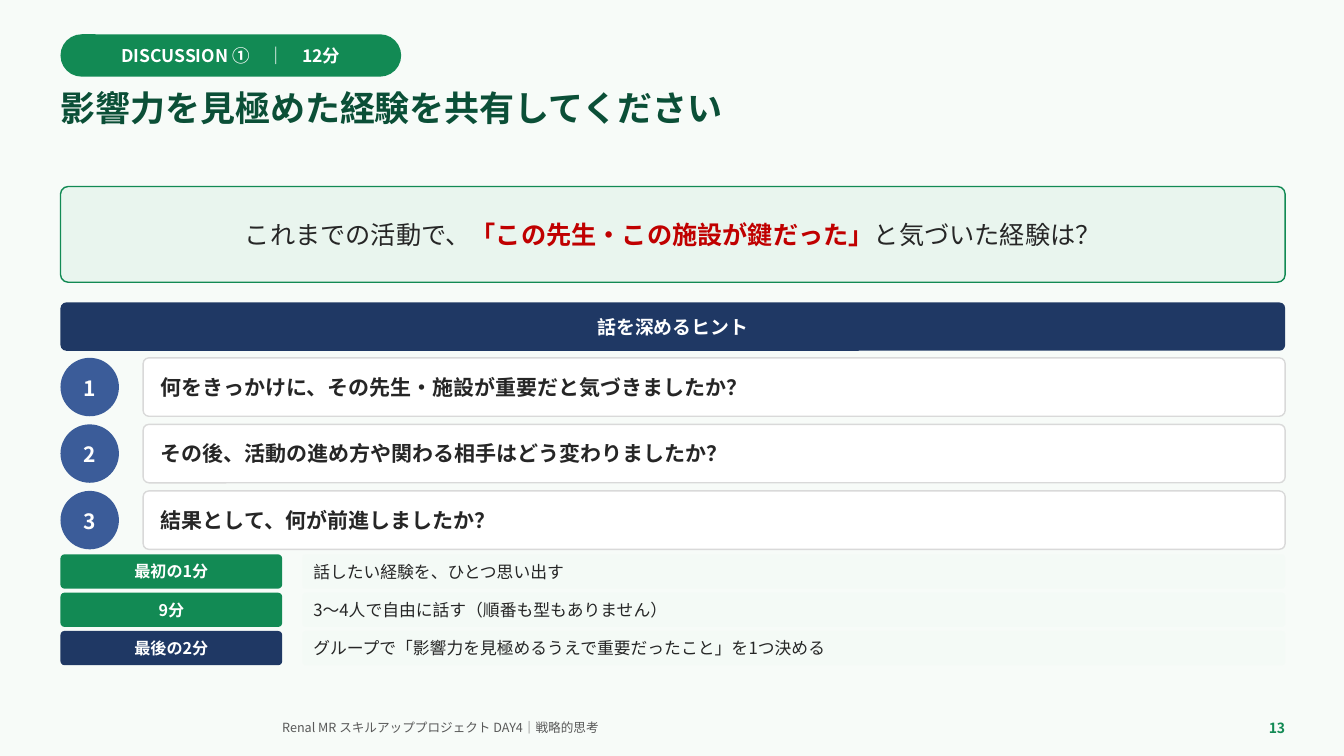
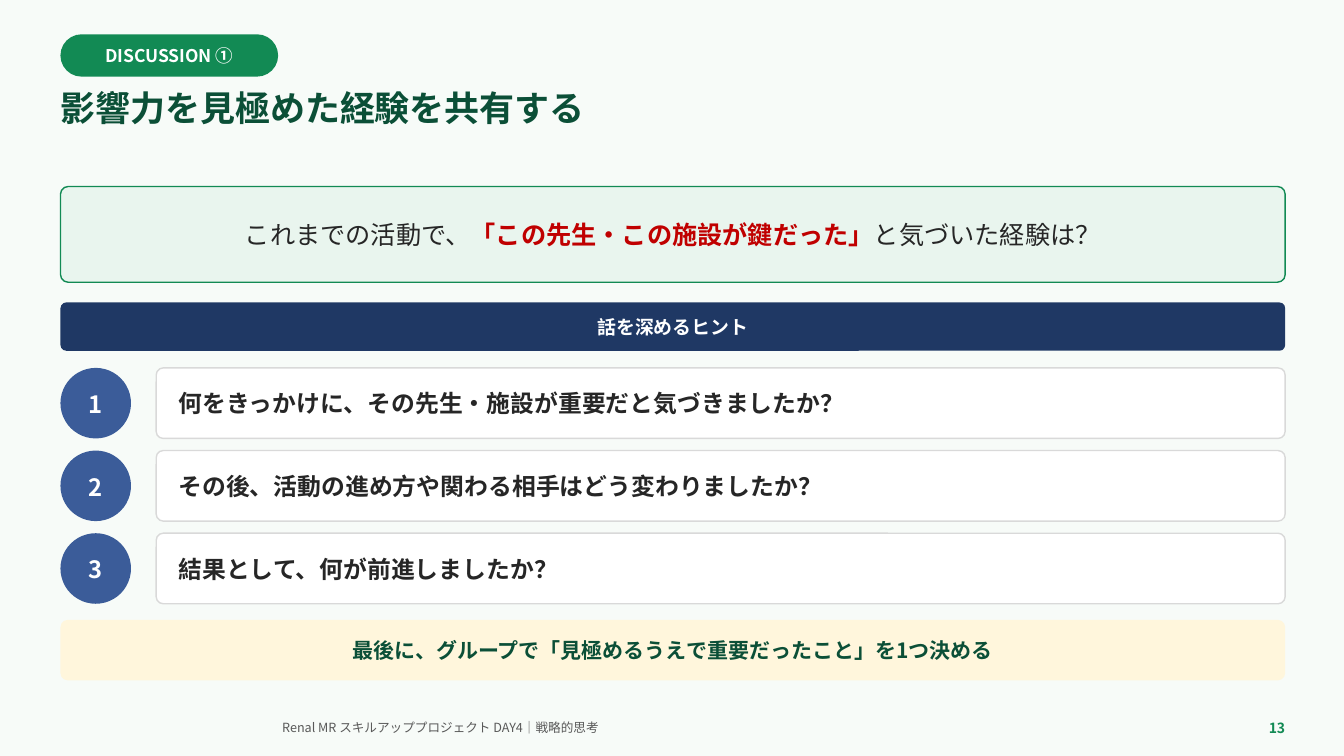
Before and after one commit to TAKUYA-1187/Claude, a slide deck: slide 13 of novartis_training/DAY4_ちょっと分かるだけで世界が変わる.pptx. Drawn at 1344x756 pixels with LibreOffice and Linux fonts; fonts in the diff are those of the drawing; background and template pictures are left out. Boxes give left, top, right and bottom in pixels: in the first picture for what was removed or moved away, otherwise in the second. Text is boxed around its words. In the diff, an @@ line names an element or a change of style, - is before the commit and + after.

```diff
--- a/novartis_training/DAY4_ちょっと分かるだけで世界が変わる.pptx
+++ b/novartis_training/DAY4_ちょっと分かるだけで世界が変わる.pptx
@@ rounded rectangle "DISCUSSION ①": place and size @@
-rounded rectangle "DISCUSSION ①" at bbox=[60, 34, 401, 77]
+rounded rectangle "DISCUSSION ①" at bbox=[60, 34, 278, 77]
@@ text in rounded rectangle at bbox=[105, 47, 234, 64]: text changed @@
-DISCUSSION ① ｜ 12分
+DISCUSSION ①
@@ text at bbox=[60, 91, 584, 124]: text changed @@
-影響力を見極めた経験を共有してください
+影響力を見極めた経験を共有する
@@ ellipse "1": place and size @@
-ellipse "1" at bbox=[60, 358, 119, 416]
+ellipse "1" at bbox=[60, 368, 131, 439]
@@ rounded rectangle "何をきっかけに、その先生・施設が重要だと気づきましたか？": place and size @@
-rounded rectangle "何をきっかけに、その先生・施設が重要だと気づきましたか？" at bbox=[143, 358, 1286, 416]
+rounded rectangle "何をきっかけに、その先生・施設が重要だと気づきましたか？" at bbox=[156, 368, 1286, 439]
@@ ellipse "2": place and size @@
-ellipse "2" at bbox=[60, 424, 119, 483]
+ellipse "2" at bbox=[60, 451, 131, 521]
@@ rounded rectangle "その後、活動の進め方や関わる相手はどう変わりましたか？": place and size @@
-rounded rectangle "その後、活動の進め方や関わる相手はどう変わりましたか？" at bbox=[143, 424, 1286, 483]
+rounded rectangle "その後、活動の進め方や関わる相手はどう変わりましたか？" at bbox=[156, 451, 1286, 521]
@@ size 15 to 17 pt in 6 elements at bbox=[156, 368, 1286, 439], bbox=[156, 451, 1286, 521], bbox=[60, 368, 131, 439], bbox=[156, 533, 1286, 604], bbox=[60, 451, 131, 521], bbox=[60, 533, 131, 604] @@
@@ ellipse "3": place and size @@
-ellipse "3" at bbox=[60, 491, 119, 549]
+ellipse "3" at bbox=[60, 533, 131, 604]
@@ rounded rectangle "結果として、何が前進しましたか？": place and size @@
-rounded rectangle "結果として、何が前進しましたか？" at bbox=[143, 491, 1286, 549]
+rounded rectangle "結果として、何が前進しましたか？" at bbox=[156, 533, 1286, 604]
@@ rounded rectangle removed at bbox=[60, 555, 282, 589] @@
-最初の1分
@@ text removed at bbox=[313, 564, 564, 580] @@
-話したい経験を、ひとつ思い出す
@@ rounded rectangle removed at bbox=[60, 593, 282, 627] @@
-9分
@@ rounded rectangle "最後に、グループで「見極めるうえで重要だったこと」を1つ決める": place and size @@
-rounded rectangle "最後に、グループで「見極めるうえで重要だったこと」を1つ決める" at bbox=[313, 640, 825, 656]
+rounded rectangle "最後に、グループで「見極めるうえで重要だったこと」を1つ決める" at bbox=[60, 620, 1286, 681]
@@ rounded rectangle "最後に、グループで「見極めるうえで重要だったこと」を1つ決める" at bbox=[60, 620, 1286, 681]: fill none to #FFF6DC @@
@@ text removed at bbox=[313, 602, 667, 618] @@
-3〜4人で自由に話す（順番も型もありません）
@@ rounded rectangle removed at bbox=[60, 631, 282, 665] @@
-最後の2分
@@ text in rounded rectangle at bbox=[353, 640, 993, 660]: text changed; size 12 to 15 pt; text colour #262626 to #0B4F37; bold on @@
-グループで「影響力を見極めるうえで重要だったこと」を1つ決める
+最後に、グループで「見極めるうえで重要だったこと」を1つ決める
```
Also in this commit, not shown: 18 other slides changed, 2 other files.
